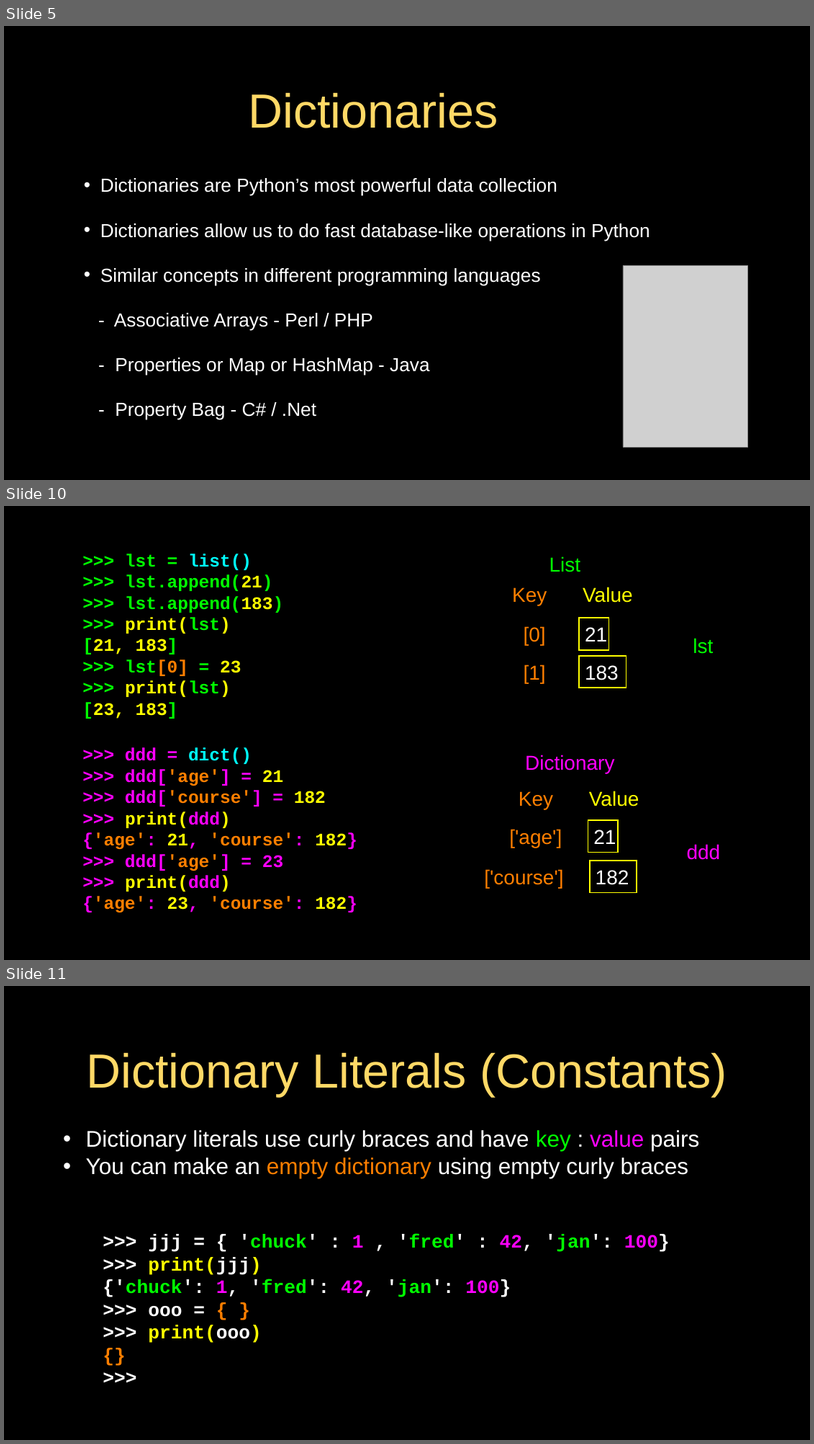
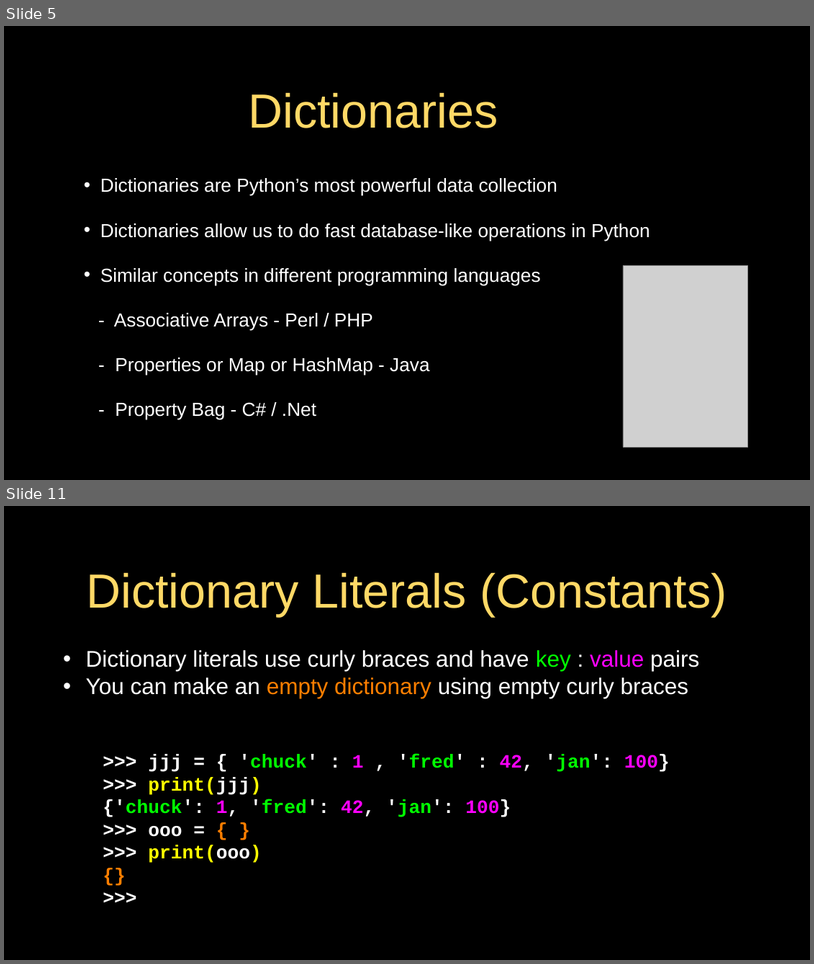
Before and after one commit to csev/py4e, a slide deck: lectures3/Pythonlearn-09-Dictionaries.pptx. Shown one above the other, each under a label of ours: slides 5, 10 and 11 before the commit, slides 5 and 11 after it; the slides between them are not shown. The pictures are 814x1444 and 814x964 pixels, drawn with LibreOffice and Linux fonts; fonts in the diff are those of the drawing; grey boxes stand for pictures. Boxes give left, top, right and bottom in pixels: in the first picture for what was removed or moved away, otherwise in the second. Text is boxed around its words. In the diff, an @@ line names an element or a change of style, - is before the commit and + after.

```diff
--- a/lectures3/Pythonlearn-09-Dictionaries.pptx
+++ b/lectures3/Pythonlearn-09-Dictionaries.pptx
@@ slide 10 removed at (x1=4, y1=506, x2=810, y2=960), background #000000; not listed: 1 template element that a slide beside it also shows @@
@@ text removed at (x1=82, y1=554, x2=283, y2=718) @@
->>> lst = list()
->>> lst.append(21)
->>> lst.append(183)
->>> print(lst)
-[21, 183]
->>> lst[0] = 23
->>> print(lst)
-[23, 183]
@@ text removed at (x1=550, y1=556, x2=581, y2=572) @@
-List
@@ text removed at (x1=512, y1=587, x2=547, y2=605) @@
-Key
@@ text removed at (x1=583, y1=587, x2=633, y2=602) @@
-Value
@@ text removed at (x1=524, y1=626, x2=546, y2=645) @@
-[0]
@@ rectangle removed at (x1=579, y1=618, x2=609, y2=650) @@
-21
@@ rectangle removed at (x1=579, y1=656, x2=627, y2=688) @@
-183
@@ text removed at (x1=693, y1=638, x2=713, y2=654) @@
-lst
@@ text removed at (x1=524, y1=664, x2=546, y2=683) @@
-[1]
@@ text removed at (x1=82, y1=748, x2=358, y2=913) @@
->>> ddd = dict()
->>> ddd['age'] = 21
->>> ddd['course'] = 182
->>> print(ddd)
-{'age': 21, 'course': 182}
->>> ddd['age'] = 23
->>> print(ddd)
-{'age': 23, 'course': 182}
@@ text removed at (x1=525, y1=754, x2=615, y2=773) @@
-Dictionary
@@ text removed at (x1=519, y1=791, x2=553, y2=809) @@
-Key
@@ text removed at (x1=589, y1=790, x2=640, y2=806) @@
-Value
@@ text removed at (x1=509, y1=829, x2=562, y2=847) @@
-['age']
@@ rectangle removed at (x1=588, y1=820, x2=617, y2=852) @@
-21
@@ text removed at (x1=687, y1=844, x2=721, y2=860) @@
-ddd
@@ text removed at (x1=484, y1=869, x2=563, y2=888) @@
-['course']
@@ rectangle removed at (x1=590, y1=860, x2=637, y2=893) @@
-182
```
Also in this commit, not shown: 4 slides changed, 1 slide added, 1 other slide removed, 2 other files.
